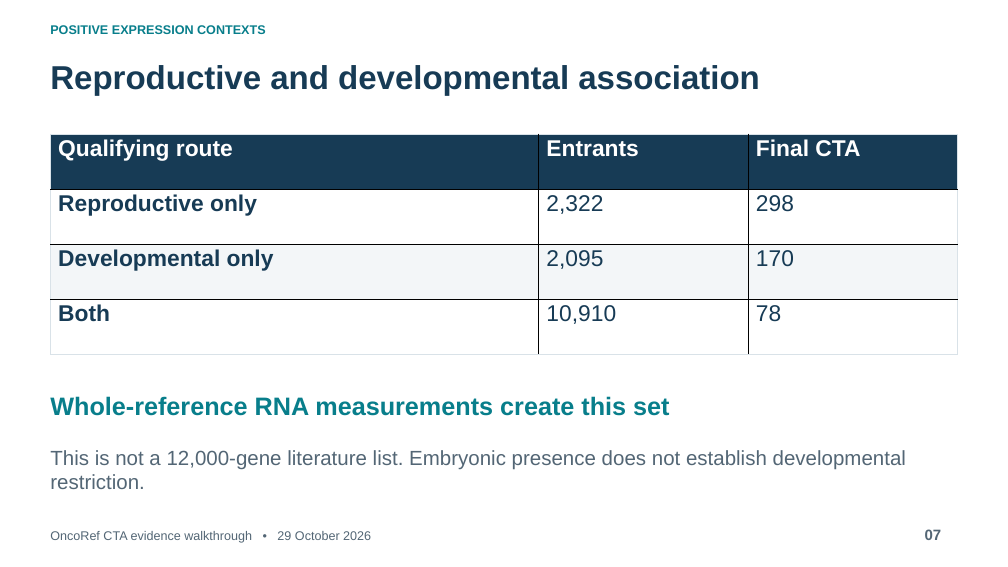
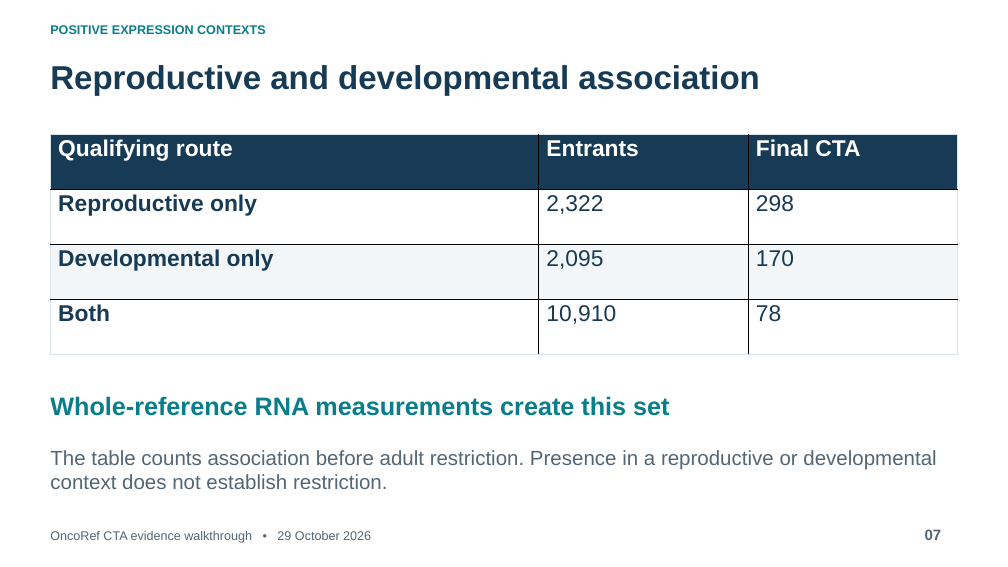
Before and after one commit to pirl-unc/oncoref, a slide deck: slide 7 of docs/audits/cta-source-walkthrough-20261028/slides/cta-evidence-walkthrough-expanded.pptx. Drawn at 1008x567 pixels with LibreOffice and Linux fonts; fonts in the diff are those of the drawing. Boxes give left, top, right and bottom in pixels: in the first picture for what was removed or moved away, otherwise in the second. Text is boxed around its words. In the diff, an @@ line names an element or a change of style, - is before the commit and + after.

Commit message:
Keep association and restriction distinct throughout report prose and slides

```diff
--- a/docs/audits/cta-source-walkthrough-20261028/slides/cta-evidence-walkthrough-expanded.pptx
+++ b/docs/audits/cta-source-walkthrough-20261028/slides/cta-evidence-walkthrough-expanded.pptx
@@ text at [50, 450, 936, 489]: text changed @@
-This is not a 12,000-gene literature list. Embryonic presence does not establish developmental restriction.
+The table counts association before adult restriction. Presence in a reproductive or developmental context does not establish restriction.
```
Also in this commit, not shown: 5 other files.
